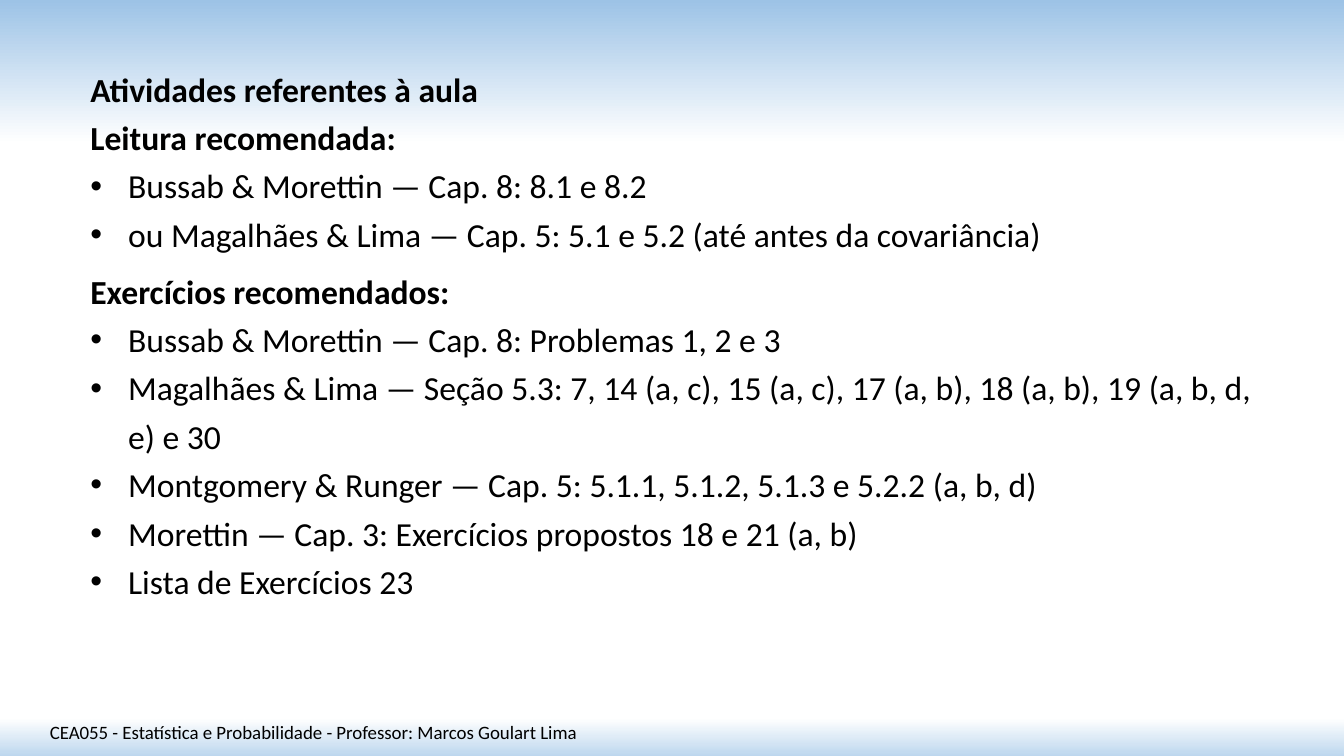
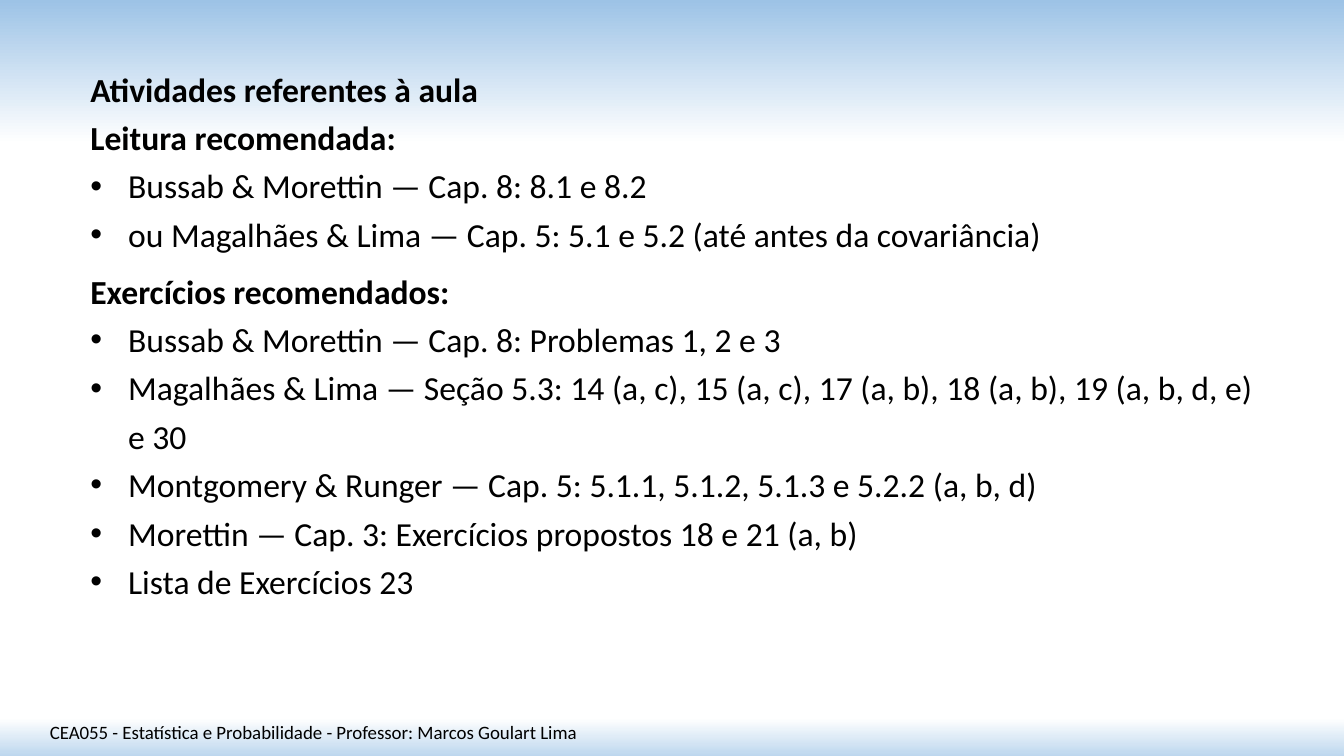
Before and after one commit to matmarcos/minhas-aulas, a slide deck: slide 26 of content/2026-2/cea055-estatistica-probabilidade/23-va-multidimensionais-distribuicoes-conjuntas/Aula_23_VA_Multidimensionais_Distribuicoes_Conjuntas_SITE.pptx (slide 24 before the commit). Drawn at 1344x756 pixels with LibreOffice and Linux fonts; fonts in the diff are those of the drawing. Boxes give left, top, right and bottom in pixels: in the first picture for what was removed or moved away, otherwise in the second. Text is boxed around its words. In the diff, an @@ line names an element or a change of style, - is before the commit and + after.

```diff
--- a/content/2026-2/cea055-estatistica-probabilidade/23-va-multidimensionais-distribuicoes-conjuntas/Aula_23_VA_Multidimensionais_Distribuicoes_Conjuntas_SITE.pptx
+++ b/content/2026-2/cea055-estatistica-probabilidade/23-va-multidimensionais-distribuicoes-conjuntas/Aula_23_VA_Multidimensionais_Distribuicoes_Conjuntas_SITE.pptx
@@ text at [128,375,1252,450]: text changed @@
-• Magalhães & Lima — Seção 5.3: 7, 14 (a, c), 15 (a, c), 17 (a, b), 18 (a, b), 19 (a, b, d, e) e 30
+• Magalhães & Lima — Seção 5.3: 14 (a, c), 15 (a, c), 17 (a, b), 18 (a, b), 19 (a, b, d, e) e 30
```
Also in this commit, not shown: 5 other slides changed, 2 slides added, 3 other files.
